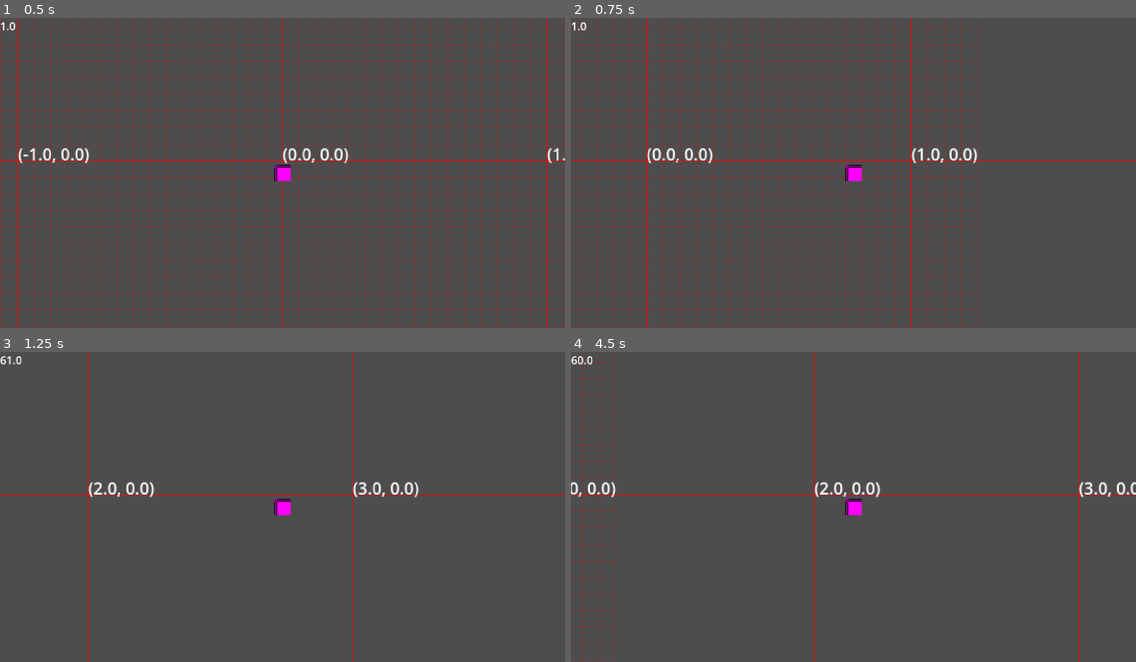
Above: before the commit, frames 1-4 (two rows, left to right).
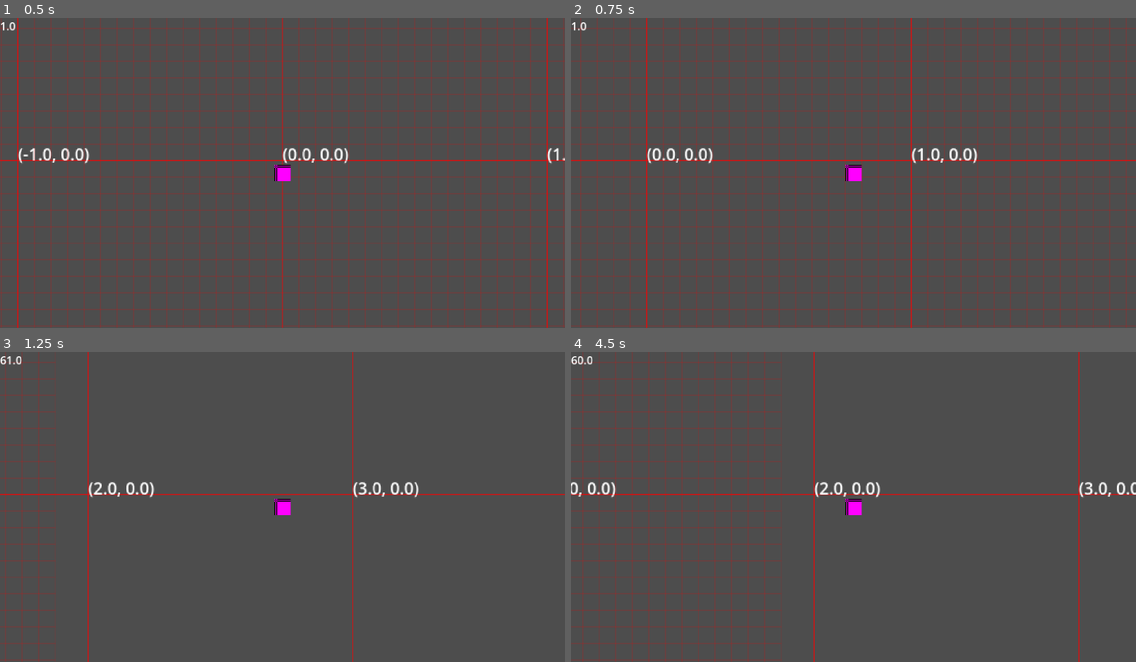
Above: after the commit, the same moments.

Repository: lennertJ9/new_project
Game: Godot game, scene res://world/world.tscn
The game is run twice, just before and just after one commit, with the same random seed, the same clock (stepped at 60 frames per second) and the same inputs.
Inputs (mouse positions are in pixels of both pictures, inside the frame that each line leads up to):
- Up to frame 1 (0.5 s): no input
- Up to frame 2 (0.75 s): tap Enter at 0.5 s; move the mouse to (977, 157) at 0.52 s; hold Right (ui_right) from 0.53 s (still down); click (977, 157) at 0.67 s
- Up to frame 3 (1.25 s): keep holding Right (ui_right)
- Up to frame 4 (4.5 s): move the mouse to (740, 522) at 1.27 s; release Right (ui_right) at 1.28 s; hold Down (ui_down) 1.28-2.03 s; move the mouse to (910, 438) at 2.02 s; hold Right (ui_right) 2.03-2.78 s; move the mouse to (825, 569) at 2.77 s; hold Up (ui_up) 2.78-3.53 s; click (825, 569) at 2.92 s; move the mouse to (1023, 553) at 3.52 s; hold Left (ui_left) from 3.53 s (still down); move the mouse to (684, 460) at 4.27 s

Frame 1 is identical in both runs. In frame 2, 2.2% of the frame differs, in the area x 71-100%, y 0-100%; in frame 3, 0.8%; in frame 4, 2.3%, in the area x 7-38%, y 0-100%.

Commit message:
code clean up en bottom left autotile bug fix

Diff:
--- a/game/manager/chunk_manager/chunk_manager.gd
+++ b/game/manager/chunk_manager/chunk_manager.gd
@@ -8,7 +8,7 @@
 @onready var ground_layer: TileMapLayer = $GroundLayer
 @onready var wall_layer: TileMapLayer = $WallLayer
 
-var render_distance: int = 4
+var render_distance: int = 10
 
 #-------------- Chunks  --------------------#
 var generated_chunks: Dictionary[Vector2i, Chunk] # pure data, deze chunks zijn niet perse autotiled
@@ -176,7 +176,7 @@
 
 func chunk_generator():
 	while true:
-		OS.delay_msec(100)
+		OS.delay_msec(50)
 		if not chunks_to_generate.is_empty():
 
 			var chunk: Chunk = chunks_to_generate.values()[0]
@@ -212,7 +212,7 @@
 
 func chunk_autotiler_availabilitychecker():
 	while true:
-		OS.delay_msec(500)
+		OS.delay_msec(200)
 
 
 		for i in range(unautotiled_chunks_positions.size() - 1, -1, -1):
@@ -231,59 +231,36 @@
 
 func chunk_autotiler():
 	while true:
-		OS.delay_msec(100)
+		OS.delay_msec(50)
 		if not chunks_to_autotile.is_empty():
 
 			var chunk: Chunk = chunks_to_autotile.values()[0]
 			var chunk_pos = chunk.position
 			var bitmask: int = 0
 			var tile_id: int = 0
+
 			# ----------------- INNER ------------------------------------#
 			autotile_inner(chunk)
 
-			# ----------------- TOP ------------------------------------#
-			if generated_chunks.has(chunk_pos - Vector2i(0,1)):
-				var top_chunk: Chunk = generated_chunks[chunk_pos - Vector2i(0,1)]
-				autotile_top(chunk, top_chunk)
-
-
-			# ----------------- RIGHT ------------------------------------#
-			if generated_chunks.has(chunk_pos + Vector2i(1,0)):
-				var right_chunk: Chunk = generated_chunks[chunk_pos + Vector2i(1,0)]
-				autotile_right(chunk, right_chunk)
-
-			# ----------------- BOTTOM ------------------------------------#
-			if generated_chunks.has(chunk_pos + Vector2i(0,1)):
-				var bottom_chunk: Chunk = generated_chunks[chunk_pos + Vector2i(0,1)]
-				autotile_bottom(chunk, bottom_chunk)
-
-			# ----------------- LEFT ------------------------------------#
-			if generated_chunks.has(chunk_pos - Vector2i(1,0)):
-				var left_chunk: Chunk = generated_chunks[chunk_pos - Vector2i(1,0)]
-				autotile_left(chunk, left_chunk)
-
-			# ----------------- TOP-RIGHT ------------------------------------#
-			if generated_chunks.has(chunk_pos + Vector2i(0,-1)) and generated_chunks.has(chunk_pos + Vector2i(1,0)) and generated_chunks.has(chunk_pos + Vector2i(-1,-1)):
-				print("autotiling top right")
-				autotile_top_right(chunk, generated_chunks[chunk_pos + Vector2i(0,-1)], generated_chunks[chunk_pos + Vector2i(1,-1)], generated_chunks[chunk_pos + Vector2i(1,0)])
-
-			# ----------------- BOTTOM-RIGHT ------------------------------------#
-			if generated_chunks.has(chunk_pos + Vector2i(1,0)) and generated_chunks.has(chunk_pos + Vector2i(1,1)) and generated_chunks.has(chunk_pos + Vector2i(0,1)):
-				autotile_bottom_right(chunk, generated_chunks[chunk_pos + Vector2i(1,0)], generated_chunks[chunk_pos + Vector2i(1,1)], generated_chunks[chunk_pos + Vector2i(0,1)])
-
-			# ----------------- BOTTOM-LEFT ------------------------------------#
-			if generated_chunks.has(chunk_pos + Vector2i(0,1)) and generated_chunks.has(chunk_pos + Vector2i(-1,1)) and generated_chunks.has(chunk_pos + Vector2i(-1,0)):
-				autotile_bottom_left(chunk, generated_chunks[chunk_pos + Vector2i(0,1)], generated_chunks[chunk_pos + Vector2i(-1,1)], generated_chunks[chunk_pos + Vector2i(-1,0)])
-
-			# ----------------- TOP-LEFT ------------------------------------#
-			if generated_chunks.has(chunk_pos + Vector2i(0,-1)) and generated_chunks.has(chunk_pos + Vector2i(-1,0)) and generated_chunks.has(chunk_pos + Vector2i(-1,-1)):
-				autotile_top_left(chunk, generated_chunks[chunk_pos + Vector2i(0,-1)], generated_chunks[chunk_pos + Vector2i(-1,0)], generated_chunks[chunk_pos + Vector2i(-1,-1)])
-
-
-			# chunks_to_load.append(chunk)
-			#chunk.is_autotiled = true
-			# Dit moet verplaats worden door iets anders, bitmask word updated,
-			# als het 511 is -> alles autotiled en dan naar de load
+			# ----------------- SIDES--------------------------------#
+			var top_chunk: Chunk = generated_chunks[chunk_pos - Vector2i(0,1)]
+			autotile_top(chunk, top_chunk)
+
+			var right_chunk: Chunk = generated_chunks[chunk_pos + Vector2i(1,0)]
+			autotile_right(chunk, right_chunk)
+
+			var bottom_chunk: Chunk = generated_chunks[chunk_pos + Vector2i(0,1)]
+			autotile_bottom(chunk, bottom_chunk)
+
+			var left_chunk: Chunk = generated_chunks[chunk_pos - Vector2i(1,0)]
+			autotile_left(chunk, left_chunk)
+
+			# ----------------- EDGES ------------------------------------#
+			autotile_top_right(chunk, generated_chunks[chunk_pos + Vector2i(0,-1)], generated_chunks[chunk_pos + Vector2i(1,-1)], generated_chunks[chunk_pos + Vector2i(1,0)])
+			autotile_bottom_right(chunk, generated_chunks[chunk_pos + Vector2i(1,0)], generated_chunks[chunk_pos + Vector2i(1,1)], generated_chunks[chunk_pos + Vector2i(0,1)])
+			autotile_bottom_left(chunk, generated_chunks[chunk_pos + Vector2i(0,1)], generated_chunks[chunk_pos + Vector2i(-1,1)], generated_chunks[chunk_pos + Vector2i(-1,0)])
+			autotile_top_left(chunk, generated_chunks[chunk_pos + Vector2i(0,-1)], generated_chunks[chunk_pos + Vector2i(-1,0)], generated_chunks[chunk_pos + Vector2i(-1,-1)])
+
 			chunks_to_autotile.erase(chunk.position)
 
 
@@ -364,12 +341,6 @@
 	chunk.is_autotiled_top = true
 	chunk.autotile_flag |= 1 << 0
 
-	if not top_chunk.is_autotiled_bottom:
-		autotile_bottom(top_chunk, chunk)
-
-	#if chunk.autotile_flag == 341 and not chunk.is_queued_load:
-		#chunk.is_queued_load = true
-		#chunks_to_load.append(chunk)
 
 
 
@@ -405,12 +376,6 @@
 	chunk.is_autotiled_bottom = true
 	chunk.autotile_flag |= 1 << 4
 
-	if not bottom_chunk.is_autotiled_top:
-		autotile_top(bottom_chunk, chunk)
-
-	#if chunk.autotile_flag == 341 and not chunk.is_queued_load:
-		#chunk.is_queued_load = true
-		#chunks_to_load.append(chunk)
 
 
 
@@ -450,13 +415,6 @@
 	chunk.autotile_flag |= 1 << 2
 	chunk.is_autotiled_right = true
 
-	if not right_chunk.is_autotiled_left:
-		autotile_left(right_chunk, chunk)
-
-	#if chunk.autotile_flag == 341 and not chunk.is_queued_load:
-		#chunk.is_queued_load = true
-		#chunks_to_load.append(chunk)
-
 
 
 func autotile_left(chunk: Chunk, left_chunk: Chunk):
@@ -494,13 +452,6 @@
 
 	chunk.is_autotiled_left = true
 	chunk.autotile_flag |= 1 << 6
-
-	if not left_chunk.is_autotiled_right:
-		autotile_right(left_chunk, chunk)
-
-	#if chunk.autotile_flag == 341 and not chunk.is_queued_load:
-		#chunk.is_queued_load = true
-		#chunks_to_load.append(chunk)
 
 
 
@@ -535,8 +486,6 @@
 	chunk.is_autotiled_top_right = true
 	chunk.autotile_flag |= 1 << 1
 
-	if not top_right_chunk.is_autotiled_bottom_left:
-		autotile_bottom_left(top_right_chunk, right_chunk, chunk, top_chunk)
 
 
 
@@ -571,8 +520,6 @@
 	chunk.is_autotiled_bottom_right = true
 	chunk.autotile_flag |= 1 << 3
 
-	if not bottom_right_chunk.is_autotiled_top_left:
-		autotile_top_left(bottom_right_chunk, right_chunk, bottom_chunk, chunk)
 
 
 
@@ -583,7 +530,7 @@
 	if tile_id != 0:
 		if chunk.wall_layer[224] >> 16 == tile_id:
 			bitmask += 1
-		if chunk.wall_layer[223] >> 16 == tile_id:
+		if chunk.wall_layer[225] >> 16 == tile_id:
 			bitmask += 2
 		if chunk.wall_layer[241] >> 16 == tile_id:
 			bitmask += 4
@@ -600,6 +547,7 @@
 
 	if tile_lookup.has(bitmask):
 		var atlas_pos = tile_lookup[bitmask]
+		#atlas_pos = Vector2i(3,0)
 		chunk.wall_layer[240] = tile_id << 16 | atlas_pos.x << 8 | atlas_pos.y
 	else:
 		chunk.wall_layer[240] = tile_id << 16 | 3 << 8 | 0
@@ -607,8 +555,6 @@
 	chunk.is_autotiled_bottom_left = true
 	chunk.autotile_flag |= 1 << 5
 
-	if not bottom_left_chunk.is_autotiled_top_right:
-		autotile_top_right(bottom_left_chunk, left_chunk, chunk, bottom_chunk)
 
 
 
@@ -643,8 +589,7 @@
 	chunk.is_autotiled_top_left = true
 	chunk.autotile_flag |= 1 << 7
 
-	if not top_left_chunk.is_autotiled_bottom_right:
-		autotile_bottom_right(top_left_chunk, top_chunk, chunk, left_chunk)
+
 #endregion
 
 
@@ -726,7 +671,7 @@
 
 			draw_rect(Rect2(Vector2(x,y), Vector2(256,256)), Color(1,0,0,0.5), false, 1.)
 			draw_string(ThemeDB.fallback_font, Vector2(x,y ), str(Vector2(x / 256,y / 256)))
-	for x in range(-320,320, 16):
-		for y in range(-320,320, 16):
+	for x in range(-480,480, 16):
+		for y in range(-480,480, 16):
 
 			draw_rect(Rect2(Vector2(x,y), Vector2(16,16)), Color(1,0,0,0.1), false, 1.)
